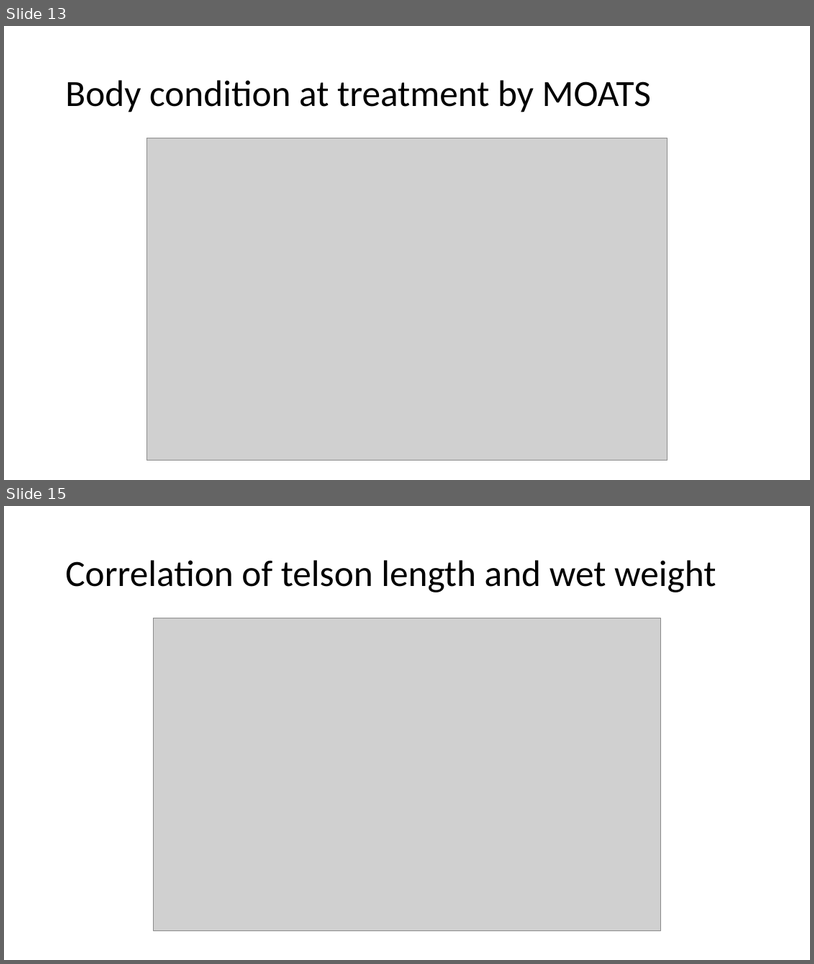
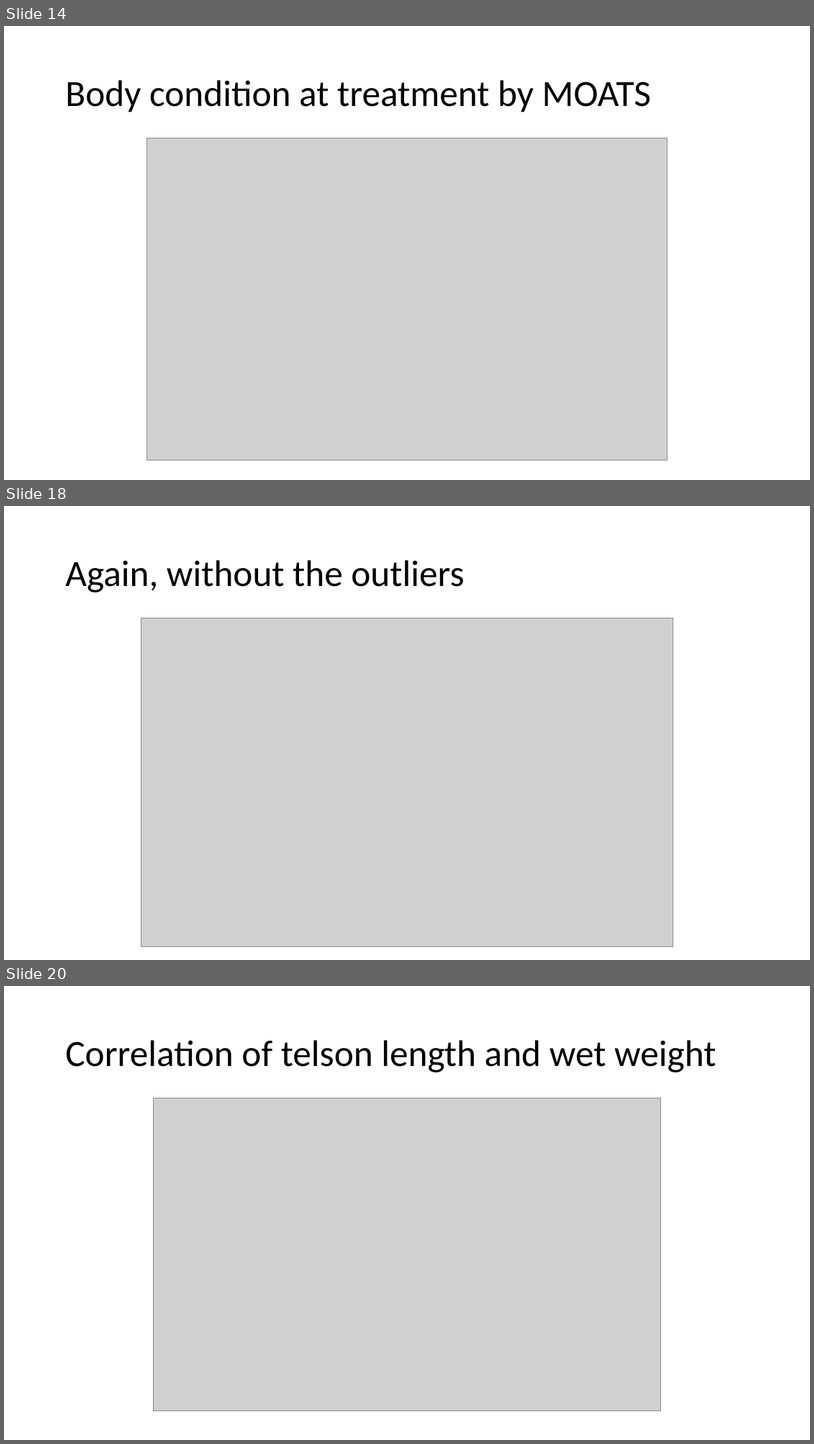
Before and after one commit to NWFSC-OA-lab/krill_size_2019, a slide deck: Krill size plots.pptx. Shown one above the other, each under a label of ours: slides 13 and 15 before the commit, slides 14, 18 and 20 after it; the slides between them are not shown. The pictures are 814x964 and 814x1444 pixels, drawn with LibreOffice and Linux fonts; fonts in the diff are those of the drawing; grey boxes stand for pictures. Boxes give left, top, right and bottom in pixels: in the first picture for what was removed or moved away, otherwise in the second. Text is boxed around its words. In the diff, an @@ line names an element or a change of style, - is before the commit and + after.

```diff
--- a/Krill size plots.pptx
+++ b/Krill size plots.pptx
@@ slide 18 added at (4, 506, 810, 960), background #FFFFFF @@
@@ title added at (65, 560, 464, 592), 44 pt, text #000000 @@
+Again, without the outliers
@@ picture added at (142, 618, 674, 947) @@
@@ what was slide 13 is now slide 14 @@
@@ what was slide 15 is now slide 20 @@
```
Also in this commit, not shown: 2 slides changed, 9 other slides added, 2 other files.
